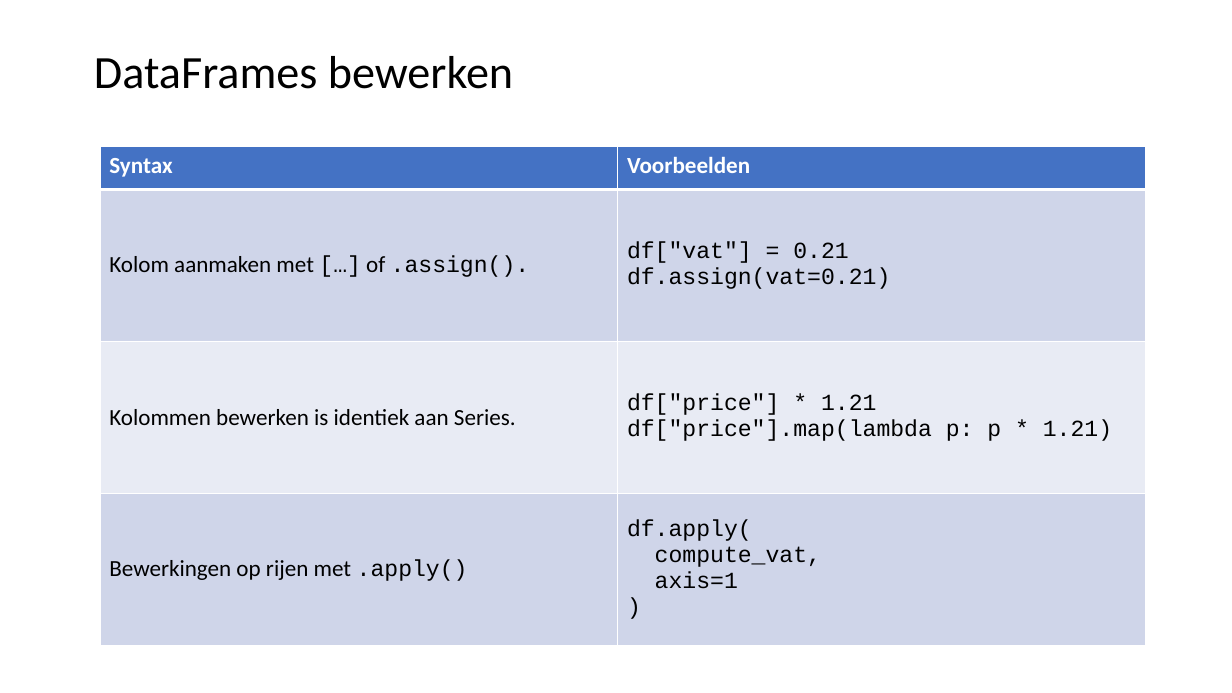
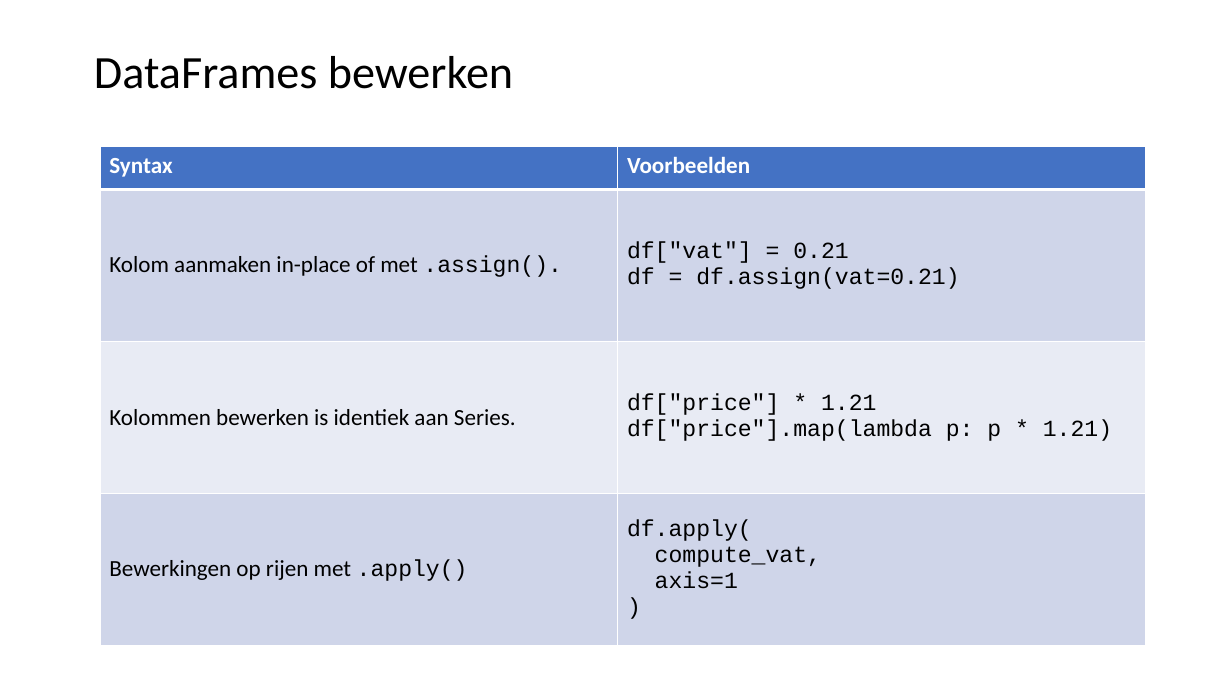
Before and after one commit to LFKoning/knowledge-sharing, a slide deck: slide 12 of python_trainees/3_pandas_plotting/python_traineeship_3.pptx. Drawn at 1232x693 pixels with LibreOffice and Linux fonts; fonts in the diff are those of the drawing. Boxes give left, top, right and bottom in pixels: in the first picture for what was removed or moved away, otherwise in the second. Text is boxed around its words. In the diff, an @@ line names an element or a change of style, - is before the commit and + after.

```diff
--- a/python_trainees/3_pandas_plotting/python_traineeship_3.pptx
+++ b/python_trainees/3_pandas_plotting/python_traineeship_3.pptx
@@ table at [100,147,1145,646] @@
-row 2, column 1: Kolom aanmaken met […] of .assign().
+row 2, column 1: Kolom aanmaken in-place of met .assign().
@@ row 2, column 2: "df["vat"] = 0.21 / df.assign(vat=0.21)" to "df["vat"] = 0.21 / df = df.assign(vat=0.21)" @@
```
Also in this commit, not shown: 9 other slides changed, 2 other files.
